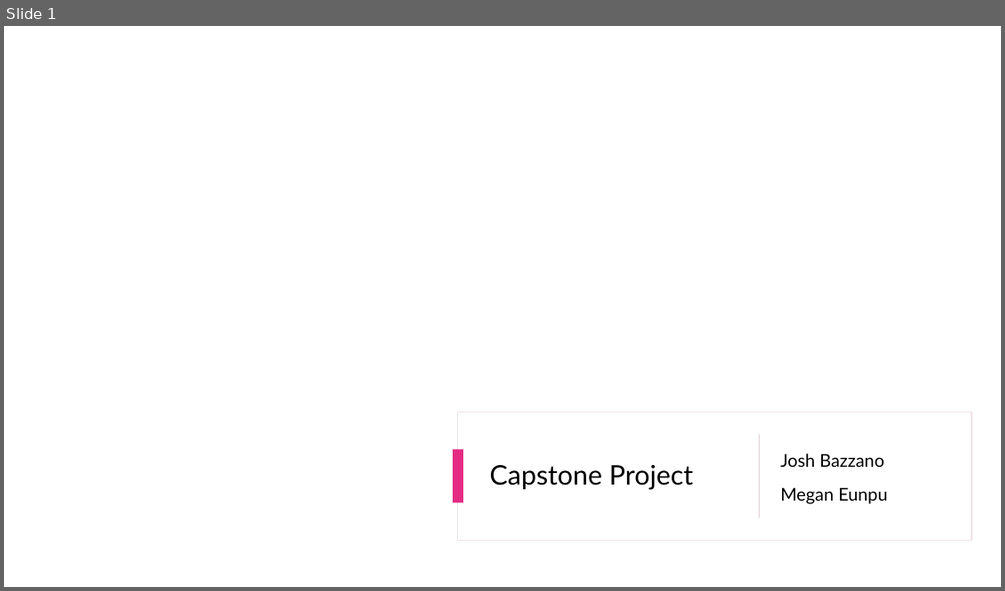
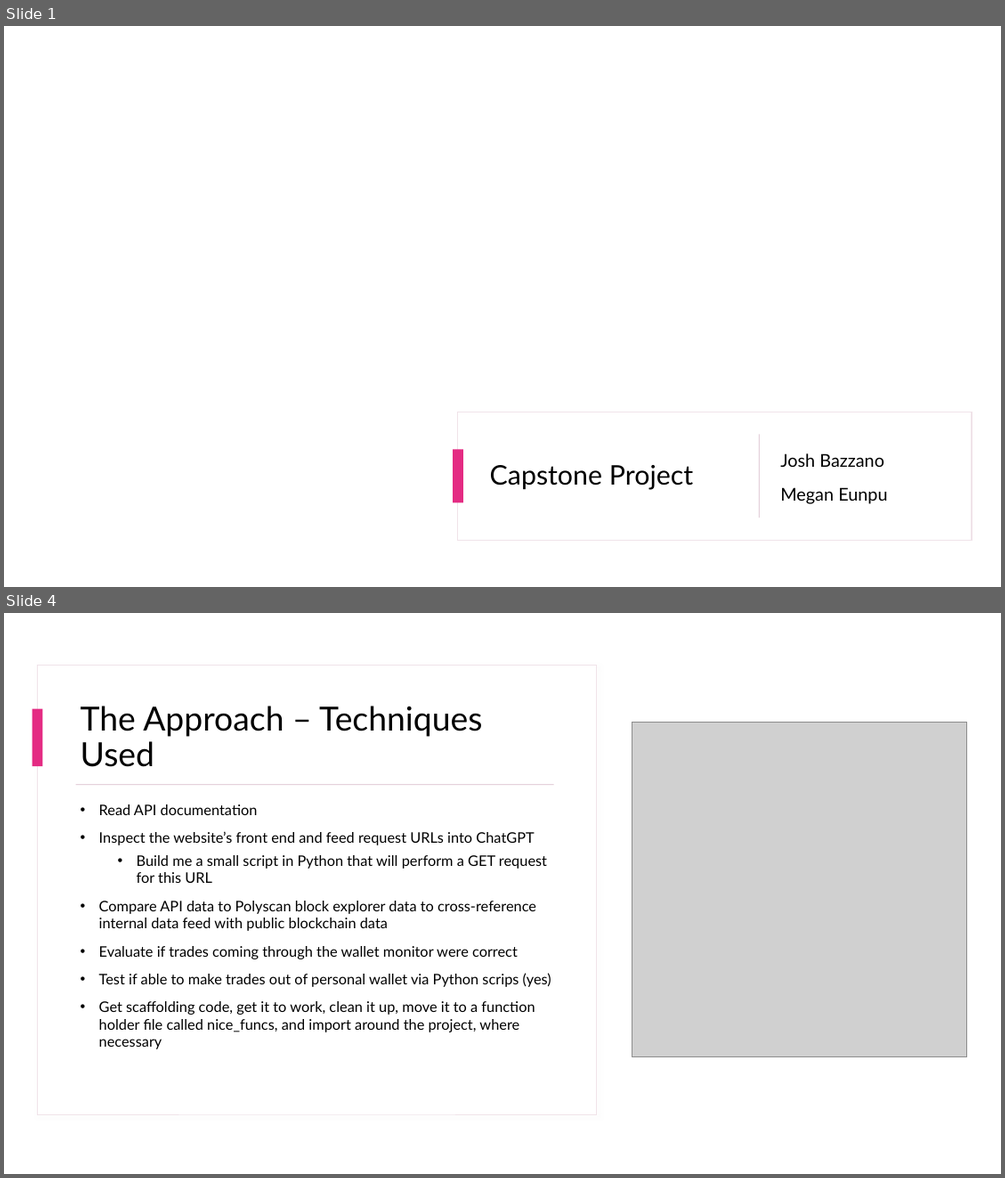
Before and after one commit to Joshbazz/polymarket_copy_trader, a slide deck: Capstone Presentation.pptx. Shown one above the other, each under a label of ours: slide 1 before the commit, slides 1 and 4 after it; the slides between them are not shown. The pictures are 1005x591 and 1005x1178 pixels, drawn with LibreOffice and Linux fonts; fonts in the diff are those of the drawing; grey boxes stand for pictures; background and template pictures are left out. Boxes give left, top, right and bottom in pixels: in the first picture for what was removed or moved away, otherwise in the second. Text is boxed around its words. In the diff, an @@ line names an element or a change of style, - is before the commit and + after.

Commit message:
Add powerpoint

```diff
--- a/Capstone Presentation.pptx
+++ b/Capstone Presentation.pptx
@@ slide 4 added at box(4, 613, 1001, 1174), background #FFFFFF @@
@@ rectangle added at box(4, 613, 1001, 1174), fill #FFFFFF @@
@@ rectangle added at box(49, 613, 963, 779), fill #FFFFFF, outline #F0E3E9 0.75 pt @@
@@ rectangle added at box(50, 613, 963, 778), fill #FFFFFF @@
@@ rectangle added at box(38, 665, 597, 1114), fill #FFFFFF, outline #F0E3E9 0.75 pt @@
@@ rectangle added at box(32, 709, 43, 766), fill #E42B83 @@
@@ title added at box(81, 706, 482, 767), 32 pt, text #000000 @@
+The Approach – Techniques Used
@@ picture added at box(632, 722, 967, 1056) @@
@@ rectangle added at box(76, 784, 554, 785), fill #D8B9C9 @@
@@ text added at box(99, 804, 551, 1049), 14 pt, text #000000 @@
+• Read API documentation
+• Inspect the website’s front end and feed request URLs into ChatGPT
+  • Build me a small script in Python that will perform a GET request for this URL
+• Compare API data to Polyscan block explorer data to cross-reference internal data feed with public blockchain data
+• Evaluate if trades coming through the wallet monitor were correct
+• Test if able to make trades out of personal wallet via Python scrips (yes)
+• Get scaffolding code, get it to work, clean it up, move it to a function holder file called nice_funcs, and import around the project, where necessary
```
Also in this commit, not shown: 1 slide changed, 7 other slides added, 3 slides removed, 3 other files.
